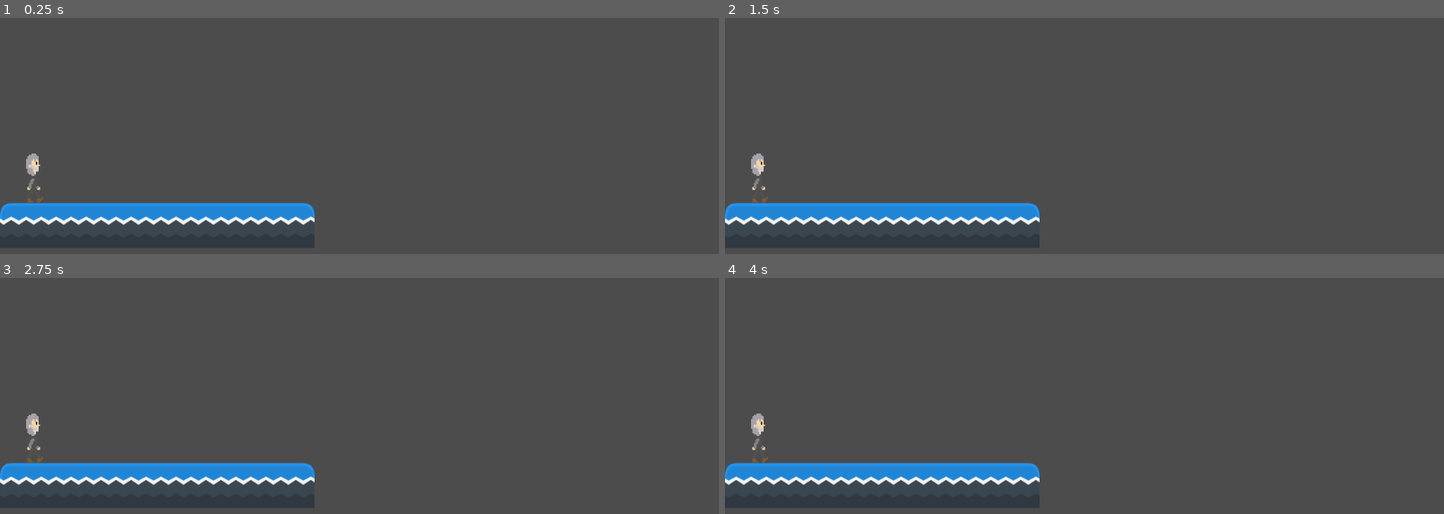
Above: before the commit, frames 1-4 (two rows, left to right).
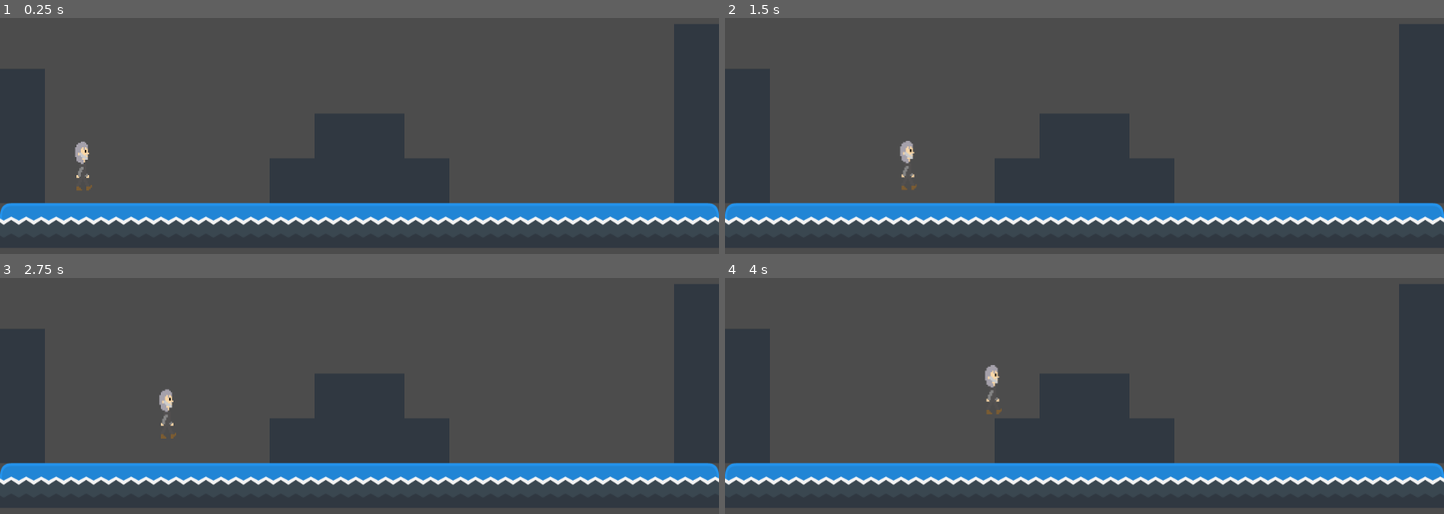
Above: after the commit, the same moments.

Repository: bsu-cs315/P2-djisenberg
Game: Godot game, scene res://World.tscn
Same seed, same stepped clock (60 frames per second), same inputs: the game is played once before the commit and once after it.
Inputs:
- Up to frame 1 (0.25 s): no input
- Up to frame 2 (1.5 s): hold Up (move_up) 0.53-1.28 s; hold Right (move_right) from 0.53 s (still down); tap Up (move_up) at 1.35 s
- Up to frame 3 (2.75 s): tap Up (move_up) at 1.52, 1.82 s; release Right (move_right) at 2.03 s; hold Left (move_left) from 2.03 s (still down); hold Up (move_up) from 2.03 s (still down)
- Up to frame 4 (4 s): release Left (move_left) at 2.78 s; release Up (move_up) at 2.78 s; hold Right (move_right) from 2.78 s (still down); tap Up (move_up) at 2.85, 3.02, 3.32 s; hold Up (move_up) from 3.53 s (still down)

The runs differ from the first frame. In frame 1, 23% of the frame differs, in the area x 0-100%, y 2-98%; in frame 2, 23%; in frame 3, 23%; in frame 4, 23%.

Commit message:
Add movement controls and gravity

Diff:
--- a/project/Player.gd
+++ b/project/Player.gd
@@ -1,7 +1,9 @@
 extends KinematicBody2D
 
-
-
+var _velocity := Vector2.ZERO
+var _speed := 150
+var _gravity := 600
+var _jump_impulse := 300
 # Called when the node enters the scene tree for the first time.
 func _ready():
 	pass # Replace with function body.
@@ -12,5 +14,20 @@
 #	pass
 
 
-#func _physics_process(delta):
-	#if Input.is_action_just_pressed("move_left"):
+func _physics_process(delta):
+	var input := Vector2.ZERO
+	input.x = Input.get_axis("move_left", "move_right")
+	_velocity.x = input.x * _speed
+
+
+
+	if Input.is_action_pressed("move_up") and is_on_floor():
+		_velocity.y = -_jump_impulse
+	elif is_on_floor():
+		_velocity.y = 0
+	else:
+		_velocity.y = _velocity.y + _gravity * delta
+
+
+# warning-ignore:return_value_discarded
+	move_and_slide(_velocity, Vector2.UP)
--- a/project/World.tscn
+++ b/project/World.tscn
@@ -1,10 +1,11 @@
-[gd_scene load_steps=10 format=2]
+[gd_scene load_steps=12 format=2]
 
 [ext_resource path="res://sprites/tileBlue_04.png" type="Texture" id=1]
 [ext_resource path="res://sprites/tileBlue_05.png" type="Texture" id=2]
 [ext_resource path="res://sprites/tileBlue_06.png" type="Texture" id=3]
 [ext_resource path="res://Player.tscn" type="PackedScene" id=4]
 [ext_resource path="res://Player.gd" type="Script" id=5]
+[ext_resource path="res://sprites/tileBlue_03.png" type="Texture" id=6]
 
 [sub_resource type="ConvexPolygonShape2D" id=1]
 points = PoolVector2Array( 64, 64, 0, 64, 0, 0, 64, 0 )
@@ -13,6 +14,9 @@
 points = PoolVector2Array( 64, 64, 0, 64, 0, 0, 64, 0 )
 
 [sub_resource type="ConvexPolygonShape2D" id=4]
+points = PoolVector2Array( 64, 64, 0, 64, 0, 0, 64, 0 )
+
+[sub_resource type="ConvexPolygonShape2D" id=5]
 points = PoolVector2Array( 64, 64, 0, 64, 0, 0, 64, 0 )
 
 [sub_resource type="TileSet" id=3]
@@ -79,14 +83,35 @@
 "shape_transform": Transform2D( 1, 0, 0, 1, 0, 0 )
 } ]
 4/z_index = 0
+5/name = "tileBlue_03.png 5"
+5/texture = ExtResource( 6 )
+5/tex_offset = Vector2( 0, 0 )
+5/modulate = Color( 1, 1, 1, 1 )
+5/region = Rect2( 0, 0, 64, 64 )
+5/tile_mode = 0
+5/occluder_offset = Vector2( 0, 0 )
+5/navigation_offset = Vector2( 0, 0 )
+5/shape_offset = Vector2( 0, 0 )
+5/shape_transform = Transform2D( 1, 0, 0, 1, 0, 0 )
+5/shape = SubResource( 5 )
+5/shape_one_way = false
+5/shape_one_way_margin = 1.0
+5/shapes = [ {
+"autotile_coord": Vector2( 0, 0 ),
+"one_way": false,
+"one_way_margin": 1.0,
+"shape": SubResource( 5 ),
+"shape_transform": Transform2D( 1, 0, 0, 1, 0, 0 )
+} ]
+5/z_index = 0
 
 [node name="World" type="Node2D"]
 
 [node name="Player" parent="." instance=ExtResource( 4 )]
-position = Vector2( 49, 475 )
+position = Vector2( 119, 438 )
 script = ExtResource( 5 )
 
 [node name="TileMap" type="TileMap" parent="."]
 tile_set = SubResource( 3 )
 format = 1
-tile_data = PoolIntArray( 524288, 2, 0, 524289, 3, 0, 524290, 3, 0, 524291, 3, 0, 524292, 3, 0, 524293, 3, 0, 524294, 4, 0 )
+tile_data = PoolIntArray( 262159, 5, 0, 327680, 5, 0, 327695, 5, 0, 393216, 5, 0, 393223, 5, 0, 393224, 5, 0, 393231, 5, 0, 458752, 5, 0, 458758, 5, 0, 458759, 5, 0, 458760, 5, 0, 458761, 5, 0, 458767, 5, 0, 524288, 2, 0, 524289, 3, 0, 524290, 3, 0, 524291, 3, 0, 524292, 3, 0, 524293, 3, 0, 524294, 3, 0, 524295, 3, 0, 524296, 3, 0, 524297, 3, 0, 524298, 3, 0, 524299, 3, 0, 524300, 3, 0, 524301, 3, 0, 524302, 3, 0, 524303, 4, 0 )
Not shown, changed: readme.md
